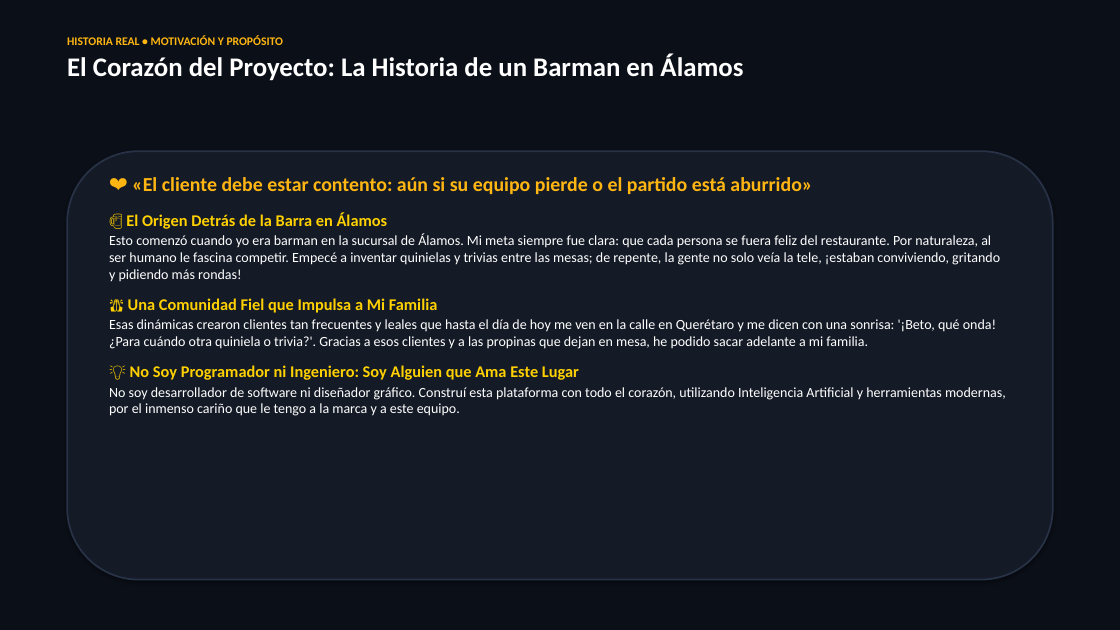
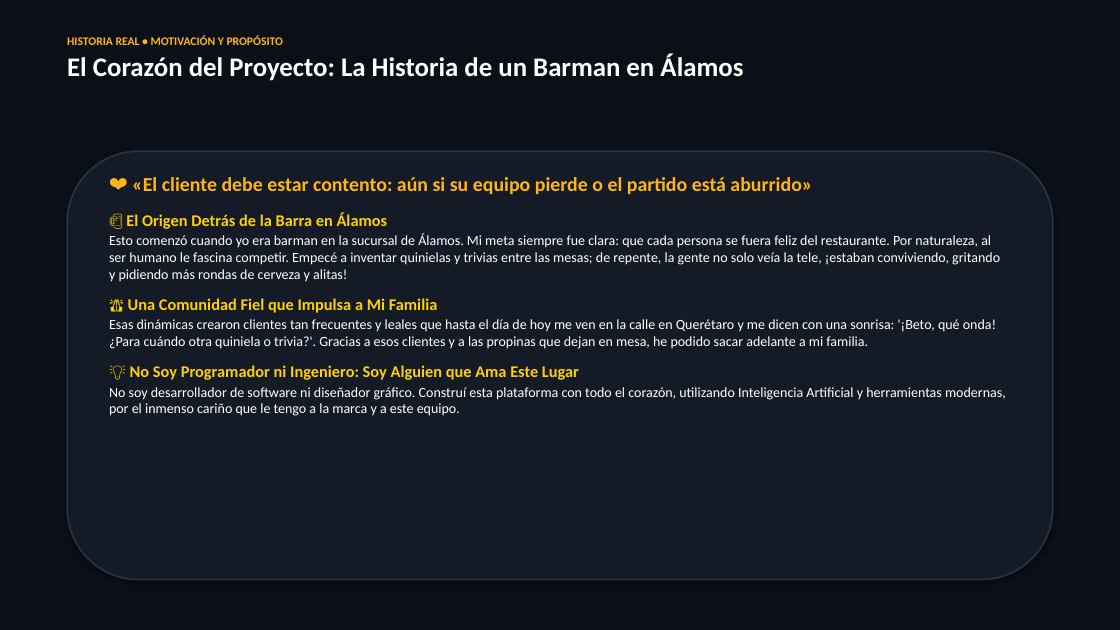
Before and after one commit to chefalbertomc/NFL-grids-, a slide deck: slide 3 of Drinks_and_Wins_Presentacion_Ejecutiva.pptx (slide 2 before the commit). Drawn at 1120x630 pixels with LibreOffice and Linux fonts; fonts in the diff are those of the drawing. Boxes give left, top, right and bottom in pixels: in the first picture for what was removed or moved away, otherwise in the second. Text is boxed around its words. In the diff, an @@ line names an element or a change of style, - is before the commit and + after.

Commit message:
feat(presentation): agregar slide 2 de definicion, objetivo estrategico y metas clave (15 diapositivas)

```diff
--- a/Drinks_and_Wins_Presentacion_Ejecutiva.pptx
+++ b/Drinks_and_Wins_Presentacion_Ejecutiva.pptx
@@ text at bbox=[109, 234, 1000, 282]: text changed @@
-Esto comenzó cuando yo era barman en la sucursal de Álamos. Mi meta siempre fue clara: que cada persona se fuera feliz del restaurante. Por naturaleza, al ser humano le fascina competir. Empecé a inventar quinielas y trivias entre las mesas; de repente, la gente no solo veía la tele, ¡estaban conviviendo, gritando y pidiendo más rondas!
+Esto comenzó cuando yo era barman en la sucursal de Álamos. Mi meta siempre fue clara: que cada persona se fuera feliz del restaurante. Por naturaleza, al ser humano le fascina competir. Empecé a inventar quinielas y trivias entre las mesas; de repente, la gente no solo veía la tele, ¡estaban conviviendo, gritando y pidiendo más rondas de cerveza y alitas!
```
Also in this commit, not shown: 1 slide added, 1 other file.
